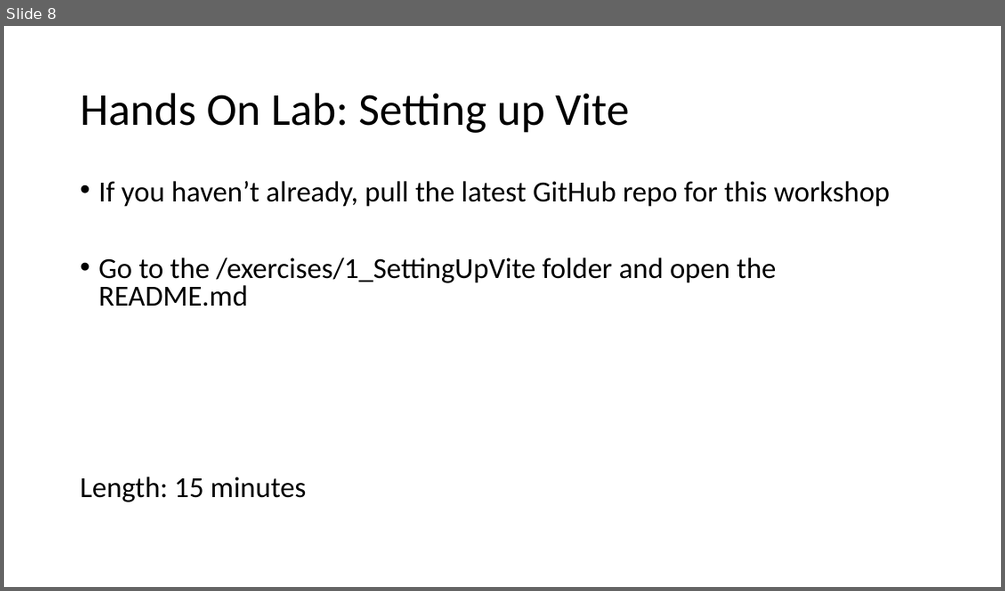
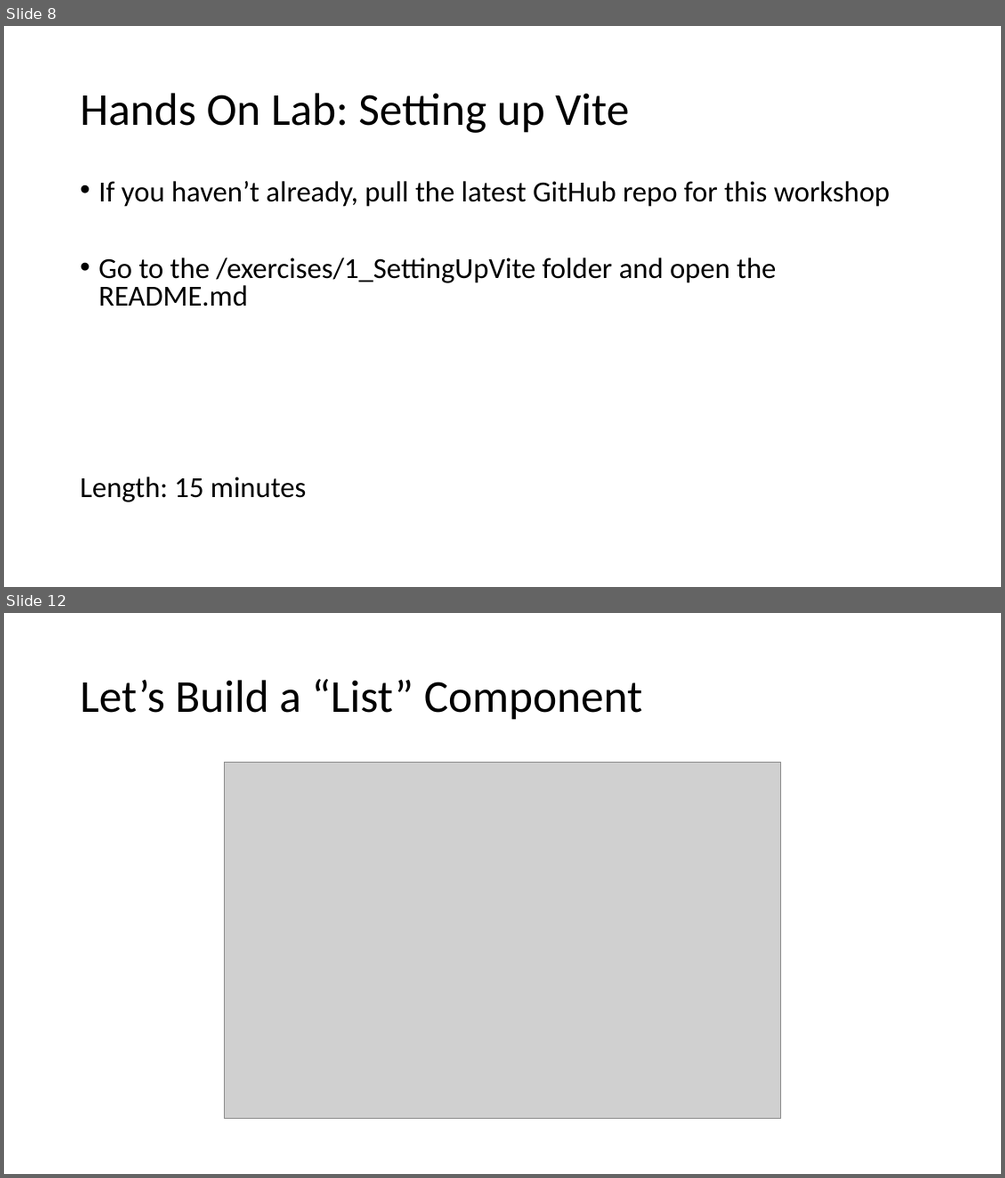
Before and after one commit to 1kevgriff/Workshop-SPA-with-ASPNETCORE-VueJS, a slide deck: Slides/2_VueJS.pptx. Shown one above the other, each under a label of ours: slide 8 before the commit, slides 8 and 12 after it; the slides between them are not shown. The pictures are 1005x591 and 1005x1178 pixels, drawn with LibreOffice and Linux fonts; fonts in the diff are those of the drawing; grey boxes stand for pictures. Boxes give left, top, right and bottom in pixels: in the first picture for what was removed or moved away, otherwise in the second. Text is boxed around its words. In the diff, an @@ line names an element or a change of style, - is before the commit and + after.

```diff
--- a/Slides/2_VueJS.pptx
+++ b/Slides/2_VueJS.pptx
@@ slide 12 added at box(4, 613, 1001, 1174), background #FFFFFF @@
@@ title added at box(80, 679, 642, 720), 44 pt, text #000000 @@
+Let’s Build a “List” Component
@@ picture added at box(224, 763, 781, 1119) @@
```
Also in this commit, not shown: 1 slide changed, 12 other slides added, 22 other files.
